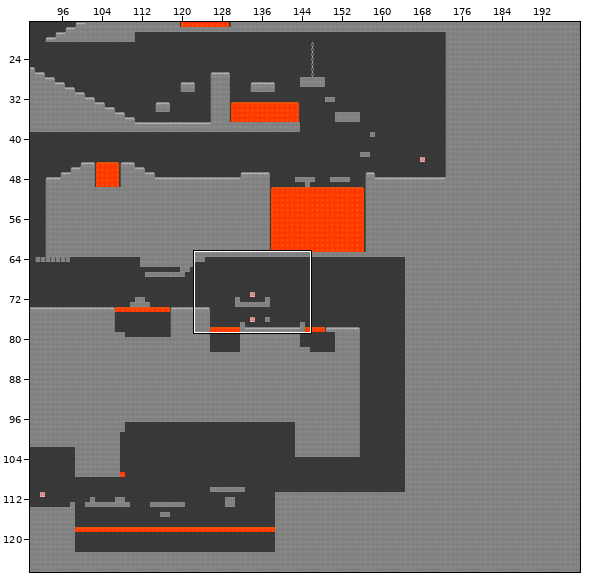
One commit to this Tiled map: Project2/assets/data/Level1/Level1.tmx. The picture above shows the old version from afar; the outline marks the close-up.
Close-up. Before the edit:
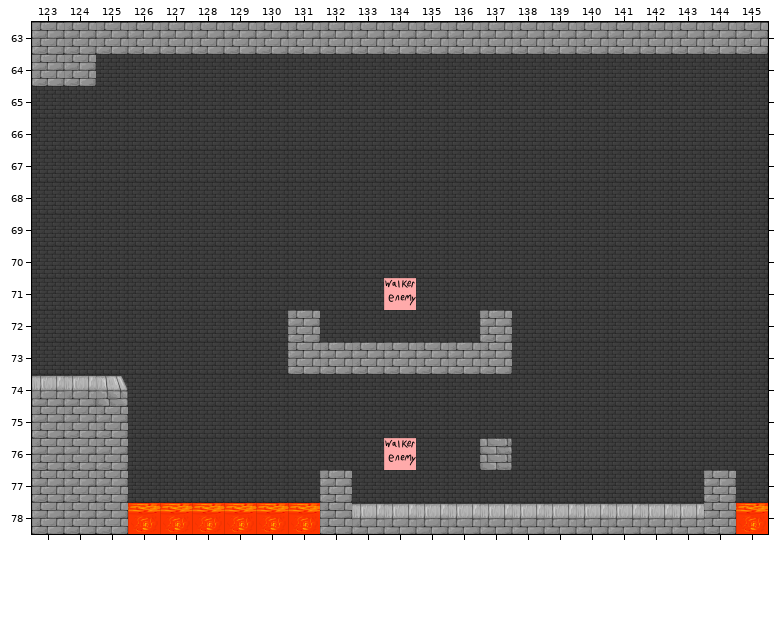
Cells are 64x64 px. Shown: x 123..145, y 63..78. The commit also changed other parts of the map, which this record leaves out.
Once edited:
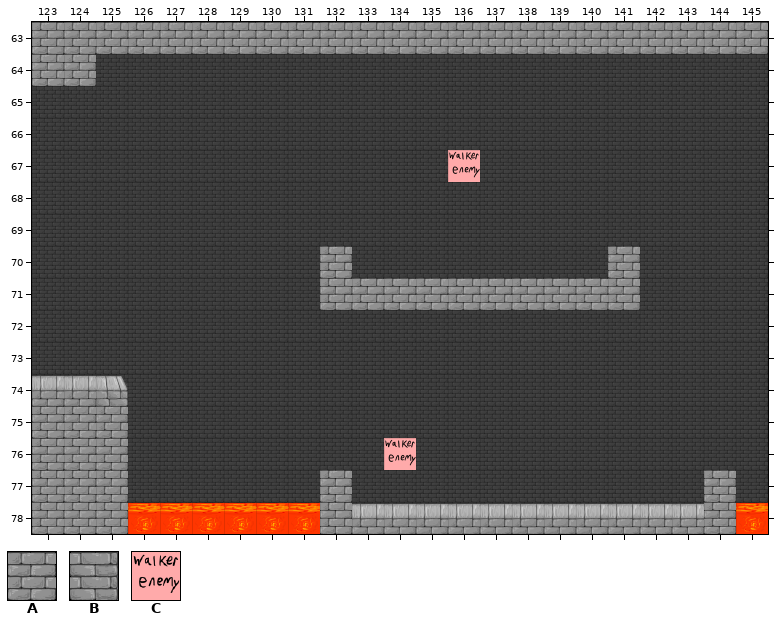
Key: from "tiles1": A 18, B 19, C 32.
_ is an empty cell, . an unchanged one.
The exact change:
--- layer "Walls"
@@ x 131..141 @@
-70 ._........_
-71 .__________
-72 A.....A....
-73 AAAAAAA....
+70 .A........A
+71 .AAAAAAAAAA
+72 _....._....
+73 _______....
@@ x 137..137 @@
-76 B
+76 _
--- layer "Enemies"
@@ x 136..136 @@
-67 _
+67 C
@@ x 134..134 @@
-71 C
+71 _
Where, in picture pixels (left, top, right, bottom), the same in both close-ups:
added: (448, 150, 480, 182)
changed: (288, 246, 640, 374)
removed: (480, 438, 512, 470)
